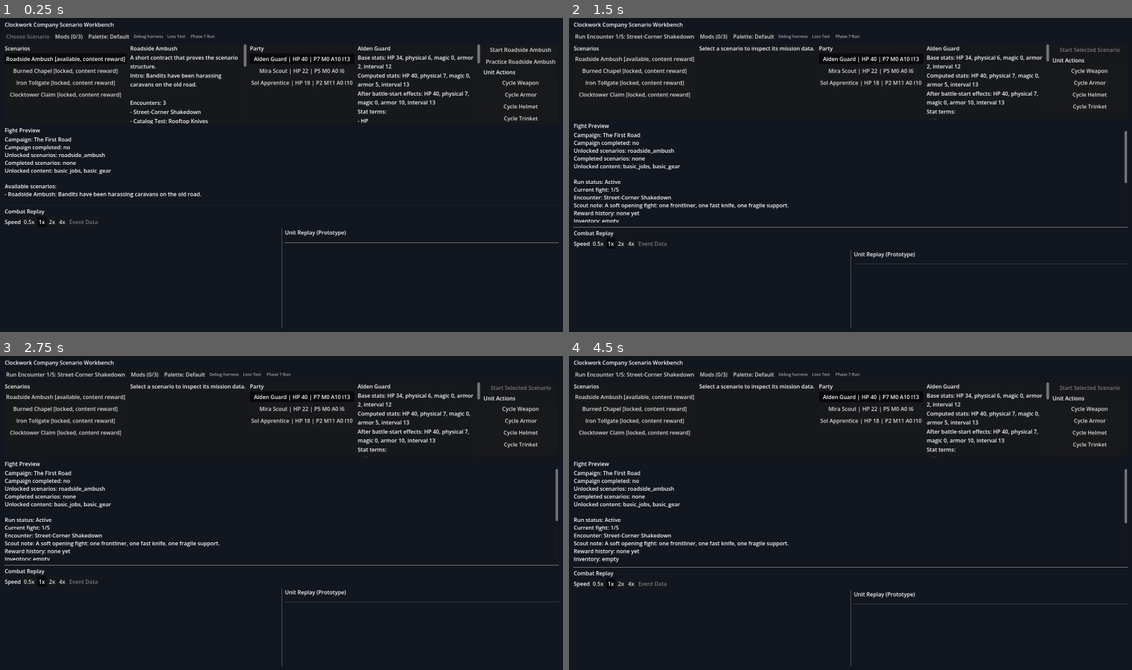
Above: before the commit, frames 1-4 (two rows, left to right).
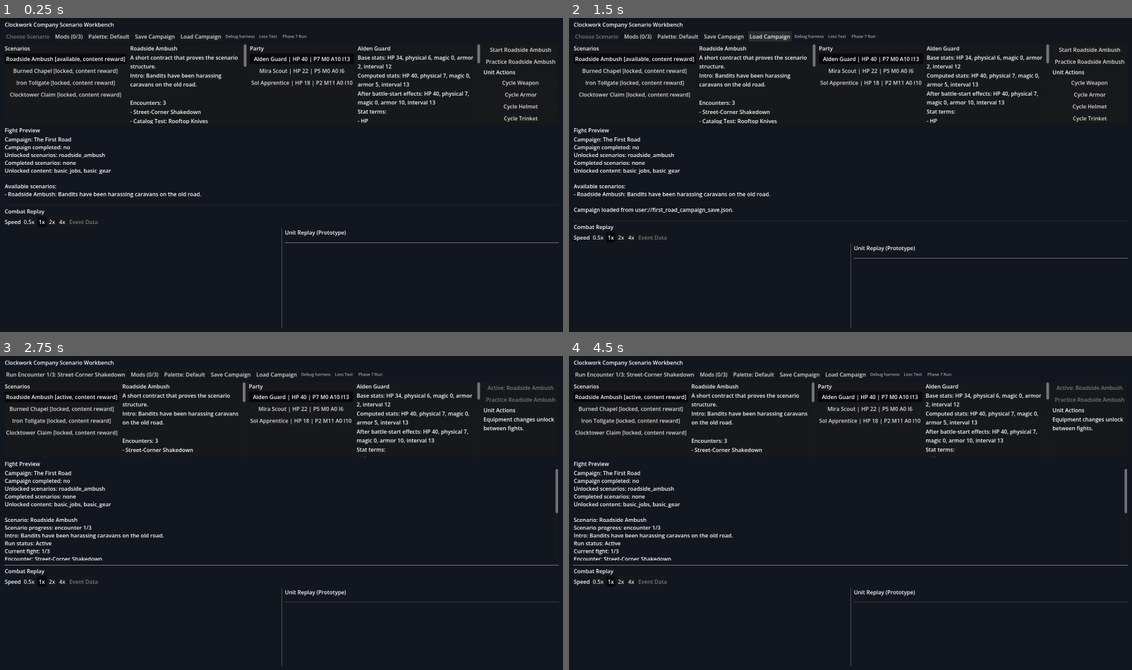
Above: after the commit, the same moments.

Repository: aqvm/clockwork-company
Game: Godot game, scene res://scenes/combat_test_scene.tscn
Two runs of this game, one before a commit and one after it. Both use one fixed random seed, a clock stepped at 60 frames per second and the inputs below.
Inputs (mouse positions are in pixels of both pictures, inside the frame that each line leads up to):
- Up to frame 1 (0.25 s): no input
- Up to frame 2 (1.5 s): click (726, 36) at 0.5 s, where only the run after the commit has a clickable "Save Campaign"; click (771, 36) at 1.25 s, where only the run after the commit has a clickable "Load Campaign"
- Up to frame 3 (2.75 s): click (523, 387) at 2 s, where only the run after the commit has a clickable "Start Roadside Ambush"
- Up to frame 4 (4.5 s): click (799, 374) at 2.75 s, where only the run after the commit has a clickable "Save Campaign"; click (844, 374) at 3.5 s, where only the run after the commit has a clickable "Load Campaign"; click (1092, 387) at 4.25 s, where only the run after the commit has a clickable "Start Roadside Ambush"

The runs differ from the first frame. In frame 1, 0.2% of the frame differs, in the area x 23-55%, y 5-8%; in frame 2, 5.6%; in frame 3, 4.8%; in frame 4, 5.9%, in the area x 0-100%, y 5-80%.

Commit message:
Add campaign progress save load

Diff:
--- a/clockwork-company/scripts/campaign/campaign_manager.gd
+++ b/clockwork-company/scripts/campaign/campaign_manager.gd
@@ -2,6 +2,7 @@
 class_name CampaignManager
 
 const CampaignProgressScript := preload("res://scripts/campaign/campaign_progress.gd")
+const SAVE_VERSION := 1
 
 var campaign: Resource = null
 var progress = CampaignProgressScript.new()
@@ -77,6 +78,48 @@
 	return lines
 
 
+func save_to_path(path: String) -> int:
+	var file := FileAccess.open(path, FileAccess.WRITE)
+	if file == null:
+		return FileAccess.get_open_error()
+	file.store_string(JSON.stringify(to_save_data(), "\t"))
+	return OK
+
+
+func load_from_path(path: String) -> bool:
+	if not FileAccess.file_exists(path):
+		return false
+	var file := FileAccess.open(path, FileAccess.READ)
+	if file == null:
+		return false
+	var parsed = JSON.parse_string(file.get_as_text())
+	if not (parsed is Dictionary):
+		return false
+	return apply_save_data(parsed)
+
+
+func to_save_data() -> Dictionary:
+	return {
+		"save_version": SAVE_VERSION,
+		"campaign_id": campaign.campaign_id if campaign != null else "",
+		"progress": progress.to_save_data(),
+	}
+
+
+func apply_save_data(data: Dictionary) -> bool:
+	if campaign == null:
+		return false
+	if int(data.get("save_version", 0)) != SAVE_VERSION:
+		return false
+	if String(data.get("campaign_id", "")) != campaign.campaign_id:
+		return false
+	var progress_data = data.get("progress", {})
+	if not (progress_data is Dictionary):
+		return false
+	progress.apply_save_data(progress_data, _scenario_ids())
+	return true
+
+
 func _find_node(scenario_id: String):
 	if campaign == null:
 		return null
@@ -84,6 +127,16 @@
 		if node != null and node.scenario != null and node.scenario.scenario_id == scenario_id:
 			return node
 	return null
+
+
+func _scenario_ids() -> Array[String]:
+	var ids: Array[String] = []
+	if campaign == null:
+		return ids
+	for node in campaign.scenario_nodes:
+		if node != null and node.scenario != null:
+			ids.append(String(node.scenario.scenario_id))
+	return ids
 
 
 func _join_or_none(values: Array[String]) -> String:
--- a/clockwork-company/scripts/campaign/campaign_progress.gd
+++ b/clockwork-company/scripts/campaign/campaign_progress.gd
@@ -40,3 +40,43 @@
 	if content_id.is_empty() or unlocked_content_ids.has(content_id):
 		return
 	unlocked_content_ids.append(content_id)
+
+
+func to_save_data() -> Dictionary:
+	return {
+		"current_scenario_id": "",
+		"completed_scenario_ids": completed_scenario_ids.duplicate(),
+		"unlocked_scenario_ids": unlocked_scenario_ids.duplicate(),
+		"unlocked_content_ids": unlocked_content_ids.duplicate(),
+		"campaign_completed": campaign_completed,
+	}
+
+
+func apply_save_data(data: Dictionary, valid_scenario_ids: Array[String]) -> void:
+	current_scenario_id = ""
+	completed_scenario_ids = _valid_scenario_id_array(data.get("completed_scenario_ids", []), valid_scenario_ids)
+	unlocked_scenario_ids = _valid_scenario_id_array(data.get("unlocked_scenario_ids", []), valid_scenario_ids)
+	unlocked_content_ids = _string_array(data.get("unlocked_content_ids", []))
+	campaign_completed = bool(data.get("campaign_completed", false))
+
+
+func _valid_scenario_id_array(values: Variant, valid_scenario_ids: Array[String]) -> Array[String]:
+	var results: Array[String] = []
+	if not (values is Array):
+		return results
+	for value in values:
+		var id_text := String(value)
+		if valid_scenario_ids.has(id_text) and not results.has(id_text):
+			results.append(id_text)
+	return results
+
+
+func _string_array(values: Variant) -> Array[String]:
+	var results: Array[String] = []
+	if not (values is Array):
+		return results
+	for value in values:
+		var text := String(value)
+		if not text.is_empty() and not results.has(text):
+			results.append(text)
+	return results
--- a/clockwork-company/scripts/ui/combat_test_scene.gd
+++ b/clockwork-company/scripts/ui/combat_test_scene.gd
@@ -15,6 +15,7 @@
 const MOD_SETTINGS_PATH := "user://mod_settings.cfg"
 const MOD_SETTINGS_SECTION := "mods"
 const MOD_SETTINGS_KEY_ENABLED_IDS := "enabled_pack_ids"
+const CAMPAIGN_SAVE_PATH := "user://first_road_campaign_save.json"
 const MIN_CONDITIONS_HEIGHT := 120
 const MAX_EQUIPMENT_BUTTONS := 12
 const DEBUG_CONTROL_FONT_SIZE := 12
@@ -49,6 +50,8 @@
 var loss_test_button: Button = null
 var phase7_run_button: Button = null
 var palette_button: Button = null
+var save_campaign_button: Button = null
+var load_campaign_button: Button = null
 var colorblind_palette_enabled := false
 var campaign_manager = null
 var active_campaign_scenario_id := ""
@@ -172,6 +175,16 @@
 	palette_button.pressed.connect(_on_palette_button_pressed)
 	run_button.get_parent().add_child(palette_button)
 
+	save_campaign_button = Button.new()
+	save_campaign_button.text = "Save Campaign"
+	save_campaign_button.pressed.connect(_on_save_campaign_pressed)
+	run_button.get_parent().add_child(save_campaign_button)
+
+	load_campaign_button = Button.new()
+	load_campaign_button.text = "Load Campaign"
+	load_campaign_button.pressed.connect(_on_load_campaign_pressed)
+	run_button.get_parent().add_child(load_campaign_button)
+
 	var debug_label := Label.new()
 	debug_label.text = "Debug harness"
 	debug_label.modulate = Color(0.65, 0.65, 0.65)
@@ -226,6 +239,30 @@
 		combat_summary.clear()
 		_append_lines(combat_summary, cached_static_lines)
 		call_deferred("_resize_conditions_pane")
+
+
+func _on_save_campaign_pressed() -> void:
+	if campaign_manager == null:
+		return
+	var err: int = campaign_manager.save_to_path(CAMPAIGN_SAVE_PATH)
+	if err == OK:
+		_show_campaign_message("Campaign saved to %s." % CAMPAIGN_SAVE_PATH)
+	else:
+		_show_campaign_message("Campaign save failed with error %d." % err)
+
+
+func _on_load_campaign_pressed() -> void:
+	if campaign_manager == null:
+		return
+	if campaign_manager.load_from_path(CAMPAIGN_SAVE_PATH):
+		run_state = null
+		active_campaign_scenario_id = ""
+		selected_scenario = null
+		selected_unit_name = ""
+		_load_planning_party()
+		_show_campaign_message("Campaign loaded from %s." % CAMPAIGN_SAVE_PATH)
+	else:
+		_show_campaign_message("No compatible campaign save found at %s." % CAMPAIGN_SAVE_PATH)
 
 
 func _setup_planning_panel() -> void:
@@ -360,11 +397,15 @@
 	if run_state == null:
 		run_button.disabled = true
 		run_button.text = "Choose Scenario"
+		save_campaign_button.disabled = campaign_manager == null
+		load_campaign_button.disabled = campaign_manager == null
 		loss_test_button.disabled = replay_is_active
 		phase7_run_button.disabled = replay_is_active
 		_update_campaign_controls()
 		return
 
+	save_campaign_button.disabled = campaign_manager == null or replay_is_active
+	load_campaign_button.disabled = campaign_manager == null or replay_is_active
 	loss_test_button.disabled = replay_is_active
 	phase7_run_button.disabled = replay_is_active
 	if replay_is_active:
@@ -714,6 +755,14 @@
 	call_deferred("_resize_conditions_pane")
 
 
+func _show_campaign_message(message: String) -> void:
+	_show_campaign_landing()
+	if not message.is_empty():
+		CombatLogRichTextFormatterScript.append_line(combat_summary, "", log_highlight_palette)
+		CombatLogRichTextFormatterScript.append_line(combat_summary, message, log_highlight_palette)
+		call_deferred("_resize_conditions_pane")
+
+
 func _rebuild_mod_menu() -> void:
 	for child in mods_list_vbox.get_children():
 		child.queue_free()
Not shown, changed: ARCHITECTURE.md
Not shown, changed: DESIGN_NOTES.md
Not shown, changed: LEARNING_LOG.md
Not shown, changed: TODO.md
